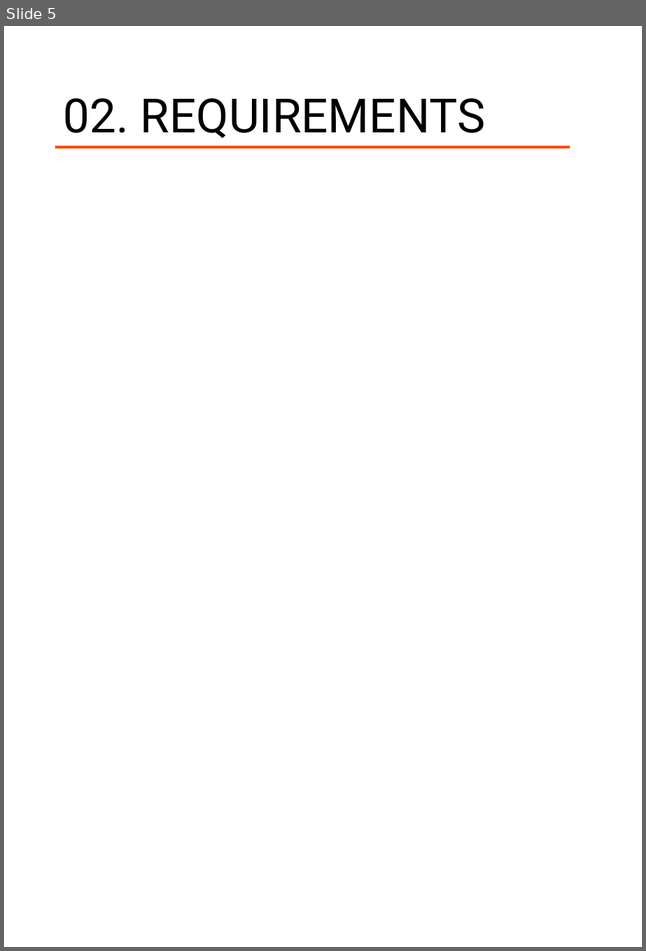
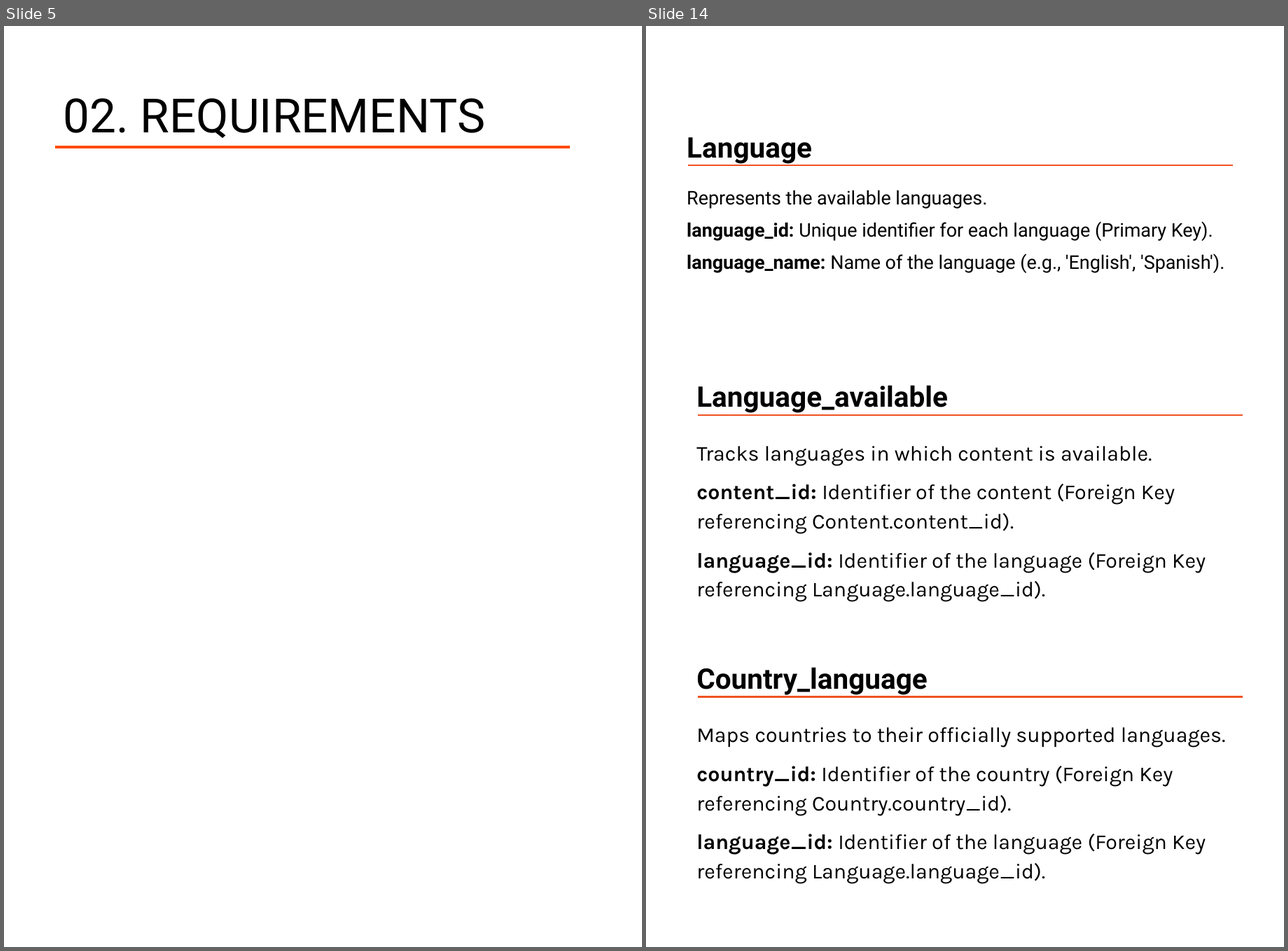
Before and after one commit to mtrung12/Movie_streaming_db, a slide deck: movie_stream_report.pptx. Shown side by side, each under a label of ours: slide 5 before the commit, slides 5 and 14 after it; the slides between them are not shown. The pictures are 646x951 and 1288x951 pixels, drawn with LibreOffice and Linux fonts; fonts in the diff are those of the drawing. Boxes give left, top, right and bottom in pixels: in the first picture for what was removed or moved away, otherwise in the second. Text is boxed around its words. In the diff, an @@ line names an element or a change of style, - is before the commit and + after.

```diff
--- a/movie_stream_report.pptx
+++ b/movie_stream_report.pptx
@@ slide 14 added at (646,26,1284,947), background #FFFFFF @@
@@ text added at (687,137,812,164), 24 pt, text #000000, bold @@
+Language
@@ line added from (689, 165) to (1233, 165), #F05222 1.5 pt @@
@@ text added at (687,190,1224,273), 16 pt, text #000000 @@
+Represents the available languages.
+language_id: Unique identifier for each language (Primary Key).
+language_name: Name of the language (e.g., 'English', 'Spanish').
@@ text added at (696,385,948,413), 24 pt, text #000000, bold @@
+Language_available
@@ line added from (698, 415) to (1242, 415), #F05222 1.5 pt @@
@@ text added at (696,446,1205,602), 18 pt, text #000000 @@
+Tracks languages in which content is available.
+content_id: Identifier of the content (Foreign Key referencing Content.content_id).
+language_id: Identifier of the language (Foreign Key referencing Language.language_id).
@@ text added at (696,667,927,695), 24 pt, text #000000, bold @@
+Country_language
@@ line added from (698, 697) to (1242, 697), #F05222 1.5 pt @@
@@ text added at (696,727,1226,884), 18 pt, text #000000 @@
+Maps countries to their officially supported languages.
+country_id: Identifier of the country (Foreign Key referencing Country.country_id).
+language_id: Identifier of the language (Foreign Key referencing Language.language_id).
```
Also in this commit, not shown: 1 slide changed, 13 other slides added, 1 slide removed, 10 other files.
